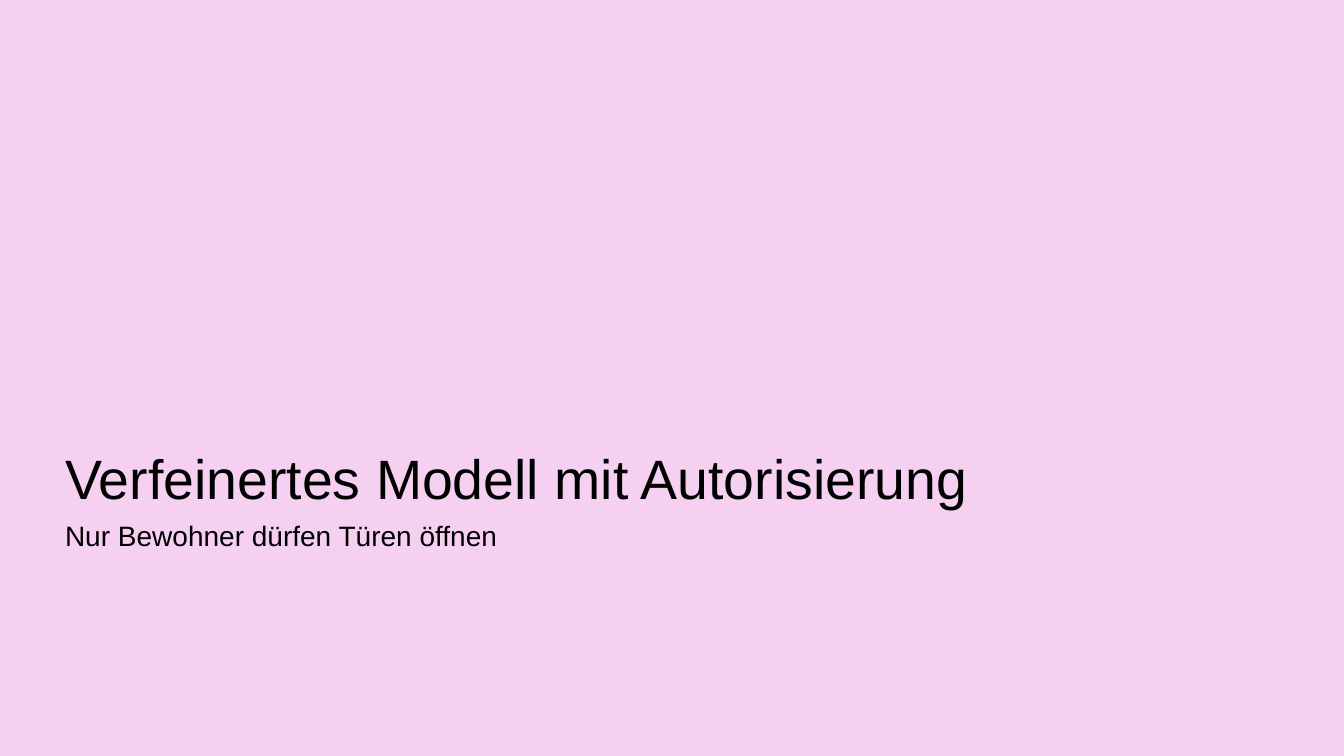
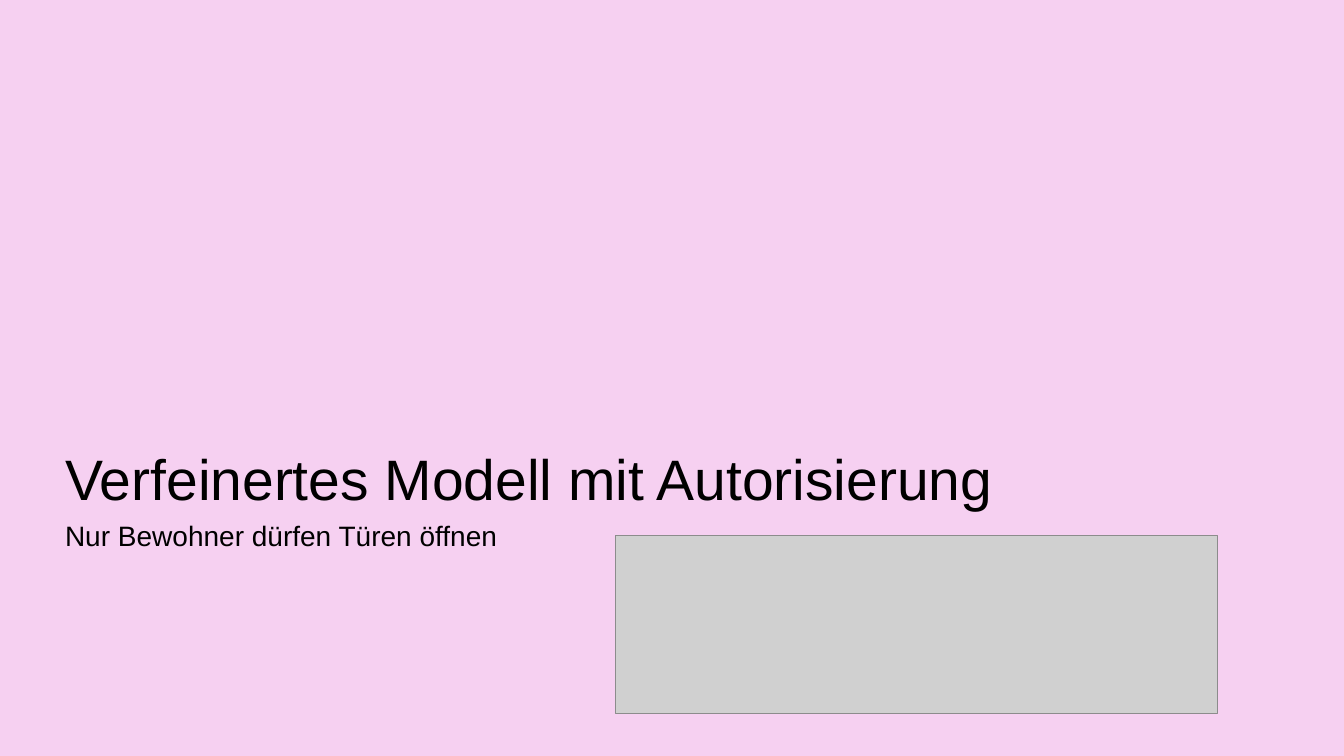
Before and after one commit to AnnaLiviaMartin/rs-smart-home, a slide deck: slide 24 of presentation/Smart_Home_Zugangskontrollsystem.pptx. Drawn at 1344x756 pixels with LibreOffice and Linux fonts; fonts in the diff are those of the drawing; grey boxes stand for pictures; background and template pictures are left out. Boxes give left, top, right and bottom in pixels: in the first picture for what was removed or moved away, otherwise in the second. Text is boxed around its words. In the diff, an @@ line names an element or a change of style, - is before the commit and + after.

```diff
--- a/presentation/Smart_Home_Zugangskontrollsystem.pptx
+++ b/presentation/Smart_Home_Zugangskontrollsystem.pptx
@@ title "Verfeinertes Modell mit Autorisierung" at box(65, 458, 993, 511): size 39.6 to 40.7 pt; line spacing 0.9 to 0.8 @@
@@ picture added at box(615, 535, 1218, 713) @@
```
Also in this commit, not shown: 24 other slides changed, 20 slides added, 1 slide removed.
